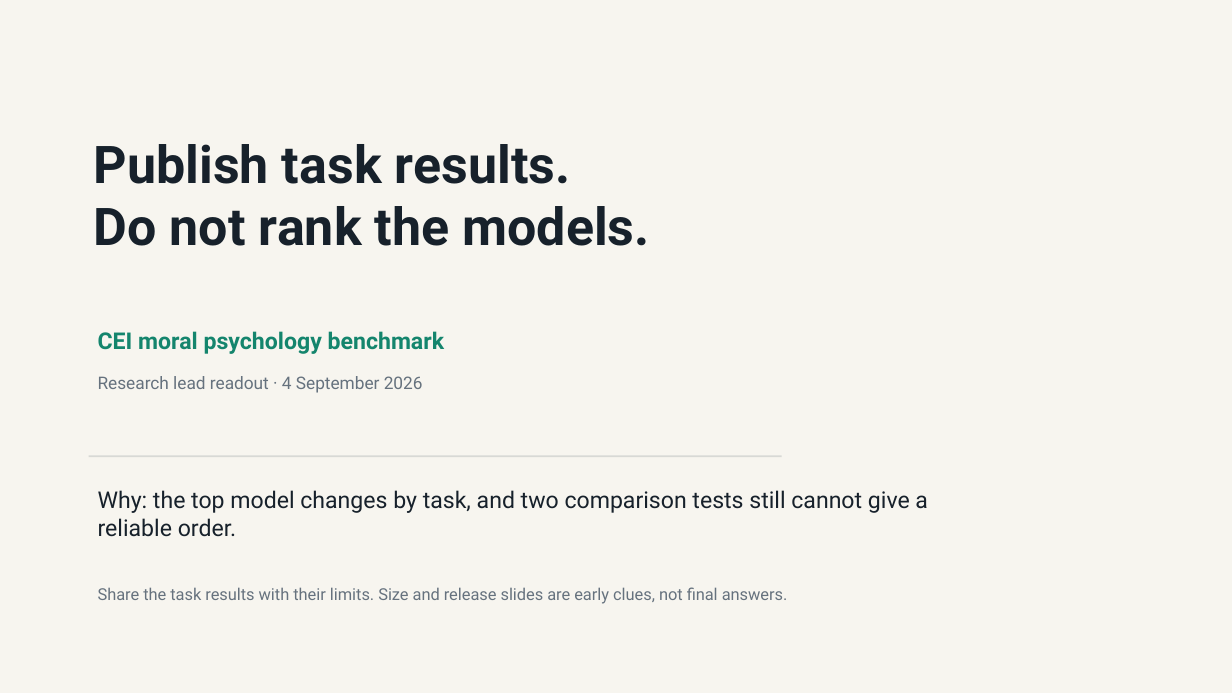
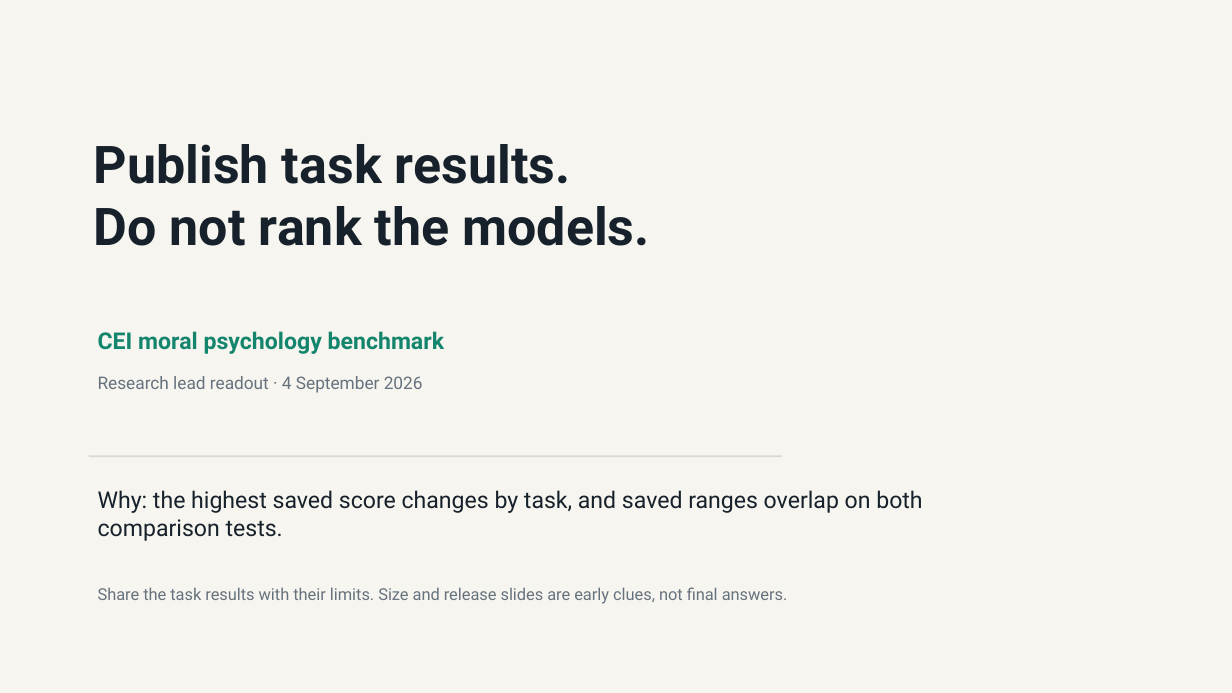
Before and after one commit to hanzhenzhujene/cei-moral-psychology-results-brief, a slide deck: slide 1 of slides/cei-moral-psychology-results-deck.pptx. Drawn at 1232x693 pixels with LibreOffice and Linux fonts; fonts in the diff are those of the drawing. Boxes give left, top, right and bottom in pixels: in the first picture for what was removed or moved away, otherwise in the second. Text is boxed around its words. In the diff, an @@ line names an element or a change of style, - is before the commit and + after.

Commit message:
Clarify result populations and comparison uncertainty

```diff
--- a/slides/cei-moral-psychology-results-deck.pptx
+++ b/slides/cei-moral-psychology-results-deck.pptx
@@ text at (98, 490, 922, 541): text changed @@
-Why: the top model changes by task, and two comparison tests still cannot give a reliable order.
+Why: the highest saved score changes by task, and saved ranges overlap on both comparison tests.
```
Also in this commit, not shown: 2 other slides changed, 17 other files.
